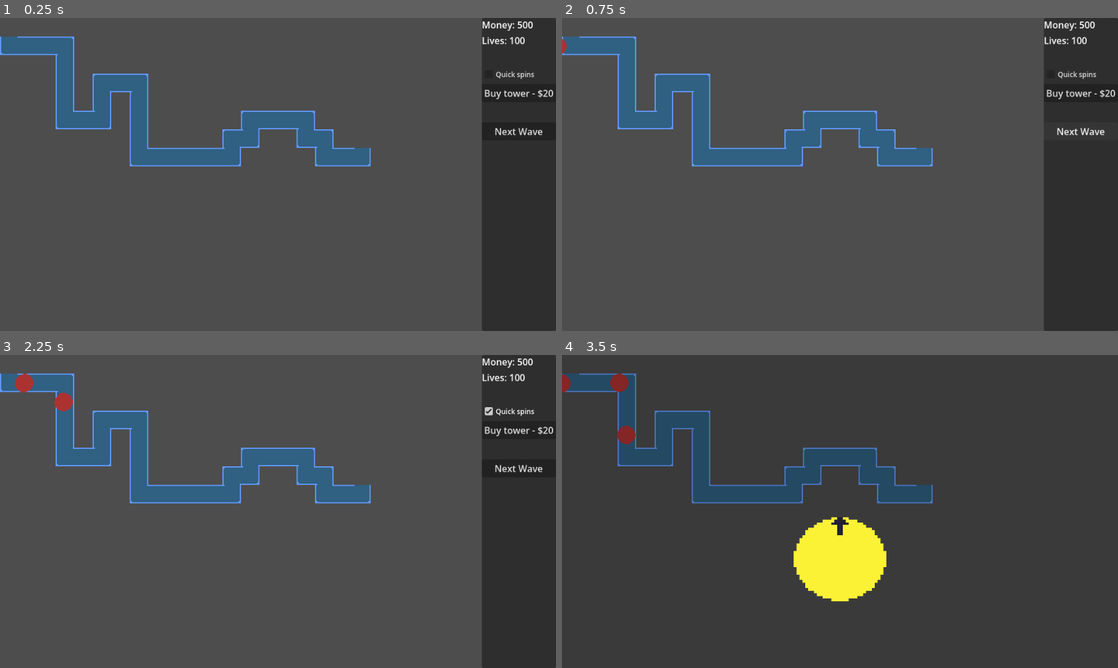
Above: before the commit, frames 1-4 (two rows, left to right).
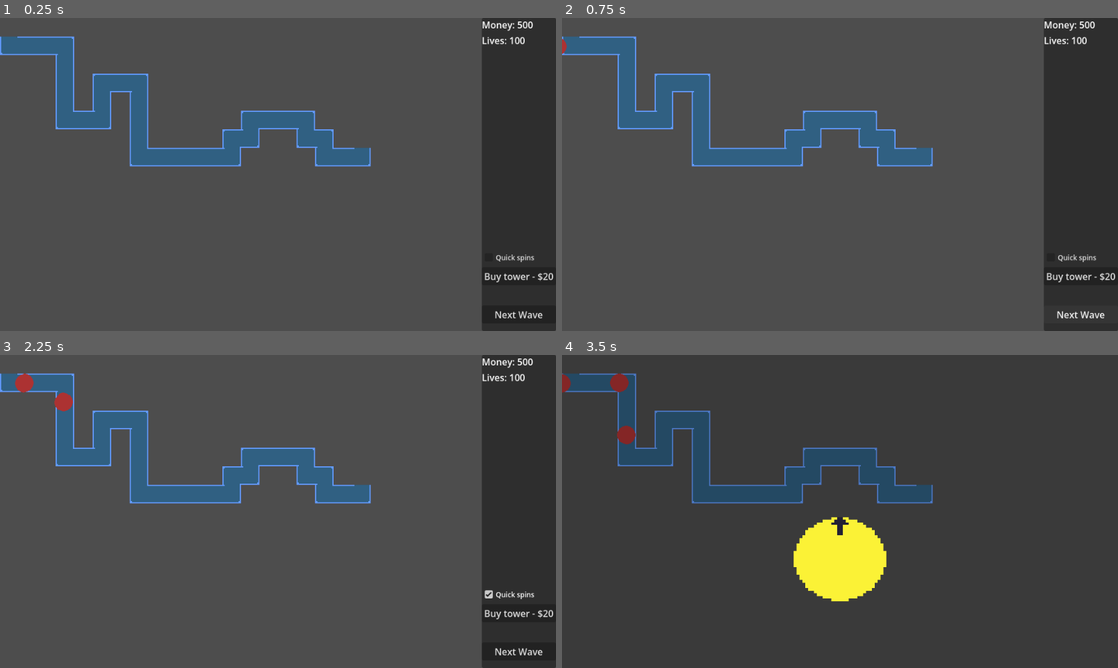
Above: after the commit, the same moments.

Repository: justindeogrades/casinotd
Game: Godot game, scene res://main.tscn
Same seed, same stepped clock (60 frames per second), same inputs: the game is played once before the commit and once after it. The engine's default icon, where the game draws it, is replaced by a stand-in: a white triangle on a blue panel in a dark square.
Inputs:
- Up to frame 1 (0.25 s): no input
- Up to frame 2 (0.75 s): click "Next Wave" at 0.5 s
- Up to frame 3 (2.25 s): click "Next Wave" at 1.25 s; click "Quick spins" at 2 s
- Up to frame 4 (3.5 s): click "Buy tower - $20" at 2.75 s

The runs differ from the first frame. In frame 1, 0.6% of the frame differs, in the area x 87-100%, y 16-96%; in frame 2, 0.7%; in frame 3, 0.7%; in frame 4, nothing differs.

Commit message:
tower data on the side panel is now disabled when no tower is selected

Diff:
--- a/player.gd
+++ b/player.gd
@@ -10,6 +10,7 @@
 @export var wave_manager : Node
 
 var side_panel : PanelContainer
+var tower_data_container : VBoxContainer
 
 var money : int = 500
 var lives : int = max_lives
@@ -22,6 +23,8 @@
 
 func _ready() -> void:
 	side_panel = gui_manager.get_child(0)
+	tower_data_container = side_panel.tower_data_container
+	tower_data_container.set_enabled(false)
 
 	gui_manager.tower_selected.connect(_on_gui_manager_tower_selected)
 	gui_manager.next_wave_pressed.connect(_on_next_wave_pressed)
@@ -73,7 +76,8 @@
 
 	selected_tower = tower
 
-	side_panel.set_tower_data_container_visible(true)
+	#side_panel.set_tower_data_container_visible(true)
+	tower_data_container.set_enabled(true)
 	tower.set_range_indicator_visibility(true)
 	side_panel.tower_data_container.refresh_with_new_tower(tower)
 
@@ -81,7 +85,8 @@
 func deselect_tower(tower : Tower) -> void:
 	selected_tower = null
 
-	side_panel.set_tower_data_container_visible(false)
+	#side_panel.set_tower_data_container_visible(false)
+	tower_data_container.set_enabled(false)
 	tower.set_range_indicator_visibility(false)
 
 	tower.set_z_index(1)
--- a/side_panel.gd
+++ b/side_panel.gd
@@ -18,5 +18,6 @@
 func refresh_buy_button() -> void:
 	buy_button.text = "Buy tower - $" + str(player.tower_cost)
 
-func set_tower_data_container_visible(vis : bool) -> void:
-	tower_data_container.visible = vis
+#Replaced by function in the tower data container
+#func set_tower_data_container_visible(vis : bool) -> void:
+	#tower_data_container.visible = vis
--- a/side_panel.tscn
+++ b/side_panel.tscn
@@ -35,7 +35,6 @@
 text = "Lives"
 
 [node name="TowerDataPanel" parent="VBoxContainer" unique_id=1955728977 instance=ExtResource("1_3e5kq")]
-visible = false
 layout_mode = 2
 
 [node name="VBoxContainer2" type="VBoxContainer" parent="VBoxContainer" unique_id=725296658]
--- a/tower_data_container.gd
+++ b/tower_data_container.gd
@@ -5,10 +5,14 @@
 @export var priority_label : Label
 @export var attribute_names_label : Label
 @export var attribute_data_label : Label
+@export var prio_forward_button : Button
+@export var prio_back_button : Button
 @export var upgrade_button : Button
 
 var tower : Tower = null
 var player : Node
+
+@onready var buttons : Array[Button] = [prio_forward_button, prio_back_button, upgrade_button]
 
 signal upgrade_tower
 
@@ -43,6 +47,7 @@
 	"Projectile count:",
 	"Pierce:"
 	]
+
 	var format_attribute_data_string = "%.1f\n%.1f\n%.1f\n%.1f%%\n%.1fx\n%.1f\n%.f\n%.f"
 	attribute_data_label.text = format_attribute_data_string % [
 		tower.attribute[G.att.DAMAGE],
@@ -90,3 +95,9 @@
 	print_debug("setting target prio to " + str(new_prio))
 	tower.set_target_priority(new_prio)
 	update_priority_label()
+
+func set_enabled(show : bool) -> void:
+	modulate = Color(1, 1, 1, show)
+
+	for i in buttons:
+		i.disabled = not(show)
--- a/tower_data_container.tscn
+++ b/tower_data_container.tscn
@@ -17,7 +17,7 @@
 [sub_resource type="LabelSettings" id="LabelSettings_rfdo1"]
 font_size = 12
 
-[node name="TowerDataContainer" type="VBoxContainer" unique_id=935058739 node_paths=PackedStringArray("name_and_level_label", "total_damage_label", "priority_label", "attribute_names_label", "attribute_data_label", "upgrade_button")]
+[node name="TowerDataContainer" type="VBoxContainer" unique_id=935058739 node_paths=PackedStringArray("name_and_level_label", "total_damage_label", "priority_label", "attribute_names_label", "attribute_data_label", "prio_forward_button", "prio_back_button", "upgrade_button")]
 anchors_preset = 9
 anchor_bottom = 1.0
 offset_right = 95.0
@@ -29,13 +29,17 @@
 priority_label = NodePath("TargetPrioContainer/PriorityLabel")
 attribute_names_label = NodePath("HBoxContainer/AttributeNames")
 attribute_data_label = NodePath("HBoxContainer/AttributeData")
+prio_forward_button = NodePath("TargetPrioContainer/PrioForward")
+prio_back_button = NodePath("TargetPrioContainer/PrioBack")
 upgrade_button = NodePath("UpgradeButton")
 
 [node name="NameAndLevel" type="Label" parent="." unique_id=1210408779]
 layout_mode = 2
+text = "Placeholder"
 
 [node name="TotalDamage" type="Label" parent="." unique_id=676793867]
 layout_mode = 2
+text = "Placeholder"
 
 [node name="TargetPrioContainer" type="HBoxContainer" parent="." unique_id=1597427011]
 layout_mode = 2
@@ -58,6 +62,14 @@
 
 [node name="AttributeNames" type="Label" parent="HBoxContainer" unique_id=63017018]
 layout_mode = 2
+text = "Placeholder
+Placeholder
+Placeholder
+Placeholder
+Placeholder
+Placeholder
+Placeholder
+Placeholder"
 label_settings = SubResource("LabelSettings_kcg5i")
 
 [node name="AttributeData" type="Label" parent="HBoxContainer" unique_id=1418307144]
@@ -66,6 +78,7 @@
 
 [node name="UpgradeButton" type="Button" parent="." unique_id=1128259857]
 layout_mode = 2
+text = "Placeholder"
 
 [connection signal="pressed" from="TargetPrioContainer/PrioBack" to="." method="_on_prio_back_pressed"]
 [connection signal="pressed" from="TargetPrioContainer/PrioForward" to="." method="_on_prio_forward_pressed"]
